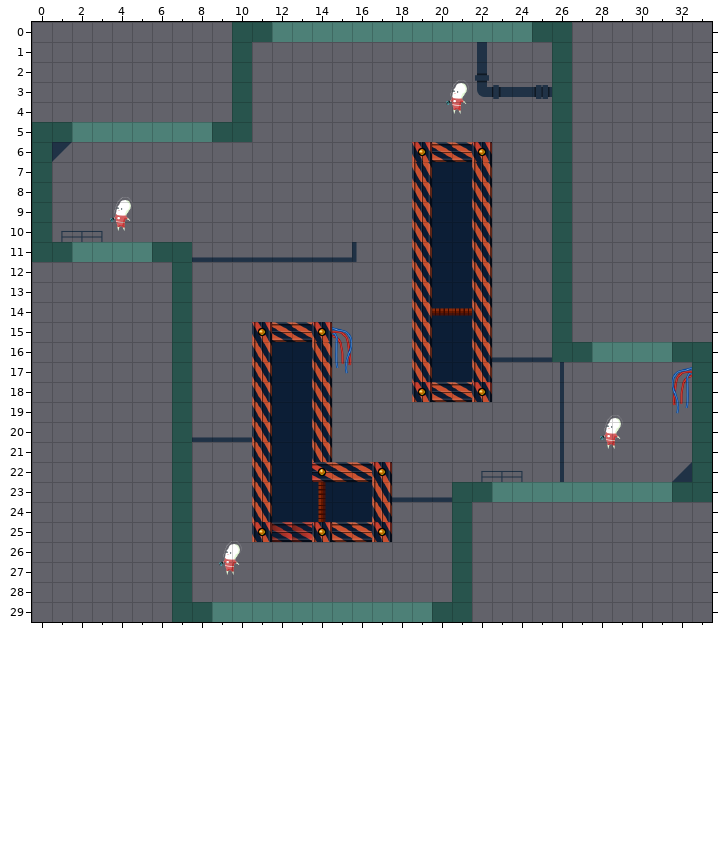
Tiled map -- data/maps/newwave.tmx. This is how it looked before the edit.
Cells are 36x36 px. Shown: x 0..33, y 0..29.
After the commit:
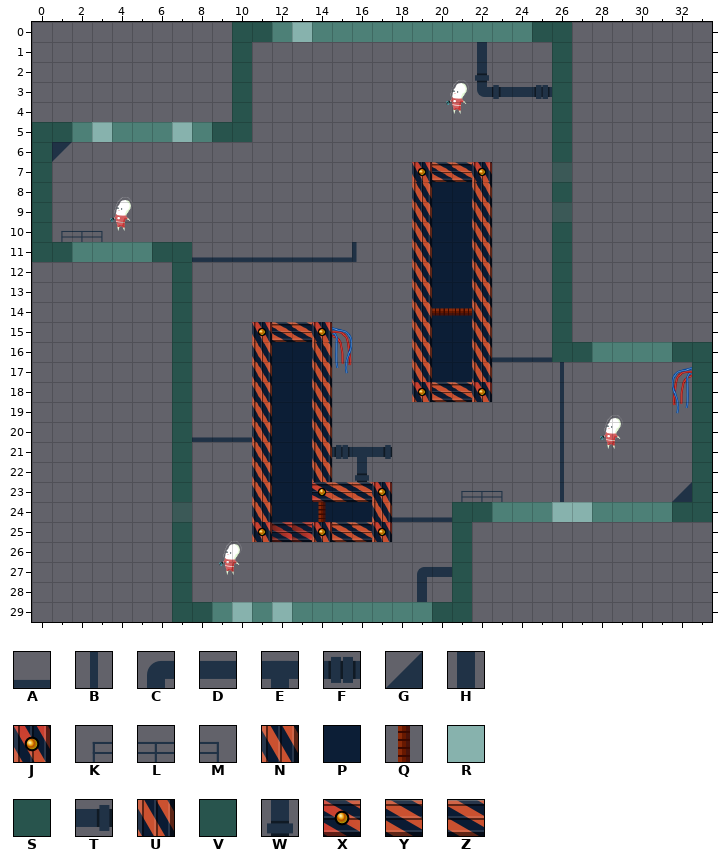
Key: from "space platform": A 7, B 57, C 61, D 63, E 65, F 66, G 75, H 111, J 115, K 116, L 117, M 118, N 138, P 139, Q 144, R 149, S 150, T 156, U 161, V 221, W 222, X 239, Y 240, Z 241.
_ is an empty cell.
See-through tiles are keyed as they look on the map.
Edits made:
Layer "bg":
The edit adds tile A in row 24 at x 18 to 20.
The edit adds tile B in row 23 at x 26.
The edit adds tile G in row 23 at x 32.
The author cleared tile A in row 23 at x 18 to 20.
The author cleared tile G in row 22 at x 32.
Layer "terrain":
Tile N gives way to tile J in row 23 at x 17.
Tile U gives way to tile J in row 7 at x 19 and 22.
The edit adds tile R in row 24 at x 23 to 31.
The edit adds tile S in row 24 at x 22 and 32 to 33.
Tile X gives way to tile U in row 22 at x 14.
Tile P gives way to tile X in row 23 at x 14.
Tile P gives way to tile Y in row 7 at x 20 to 21; in row 23 at x 15.
Tile P gives way to tile Z in row 23 at x 16.
The author cleared tile J in row 6 at x 19 and 22; in row 22 at x 17.
The author cleared tile R in row 23 at x 23 to 31.
The author cleared tile S in row 23 at x 21 to 22 and 32.
The author cleared tile Y in row 6 at x 20 to 21; in row 22 at x 15.
The author cleared tile Z in row 22 at x 16.
Layer "fg":
The edit adds tile C in row 27 at x 19.
The edit adds tile D in row 27 at x 20.
The edit adds tile E in row 21 at x 16.
The edit adds tile F in row 21 at x 15.
The edit adds tile H in row 28 at x 19.
Tile V gives way to tile K in row 23 at x 21.
Tile V gives way to tile L in row 23 at x 22.
Tile V gives way to tile M in row 23 at x 23.
The edit adds tile T in row 21 at x 17.
The edit adds tile V in row 24 at x 22 to 25 and 28 to 33.
The edit adds tile W in row 22 at x 16.
The author cleared tile K in row 22 at x 22.
The author cleared tile L in row 22 at x 23.
The author cleared tile M in row 22 at x 24.
The author cleared tile Q in row 23 at x 14.
The author cleared tile V in row 0 at x 13; in row 5 at x 3 and 7; in row 23 at x 24 to 32; in row 29 at x 10 and 12.
